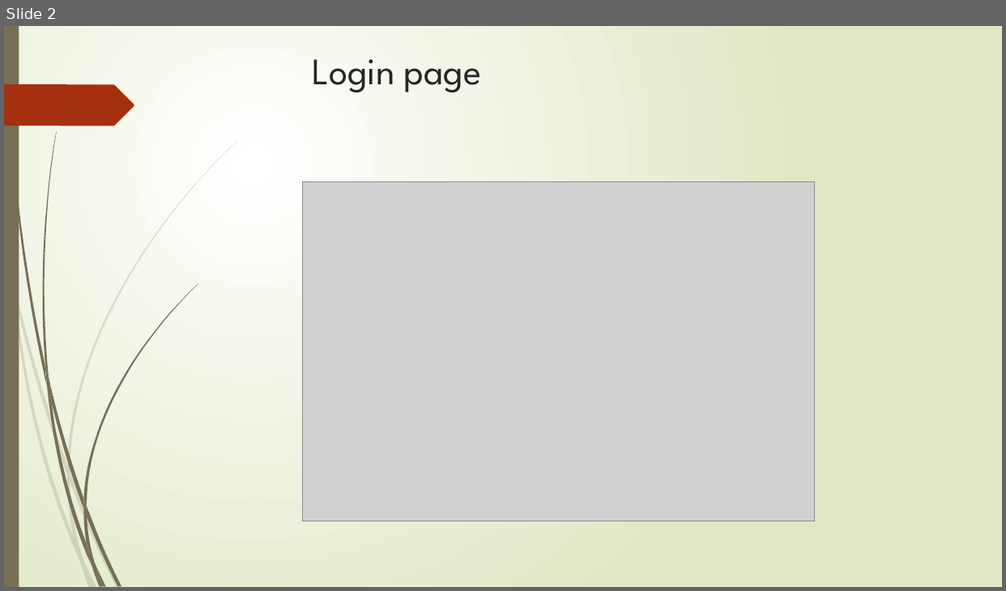
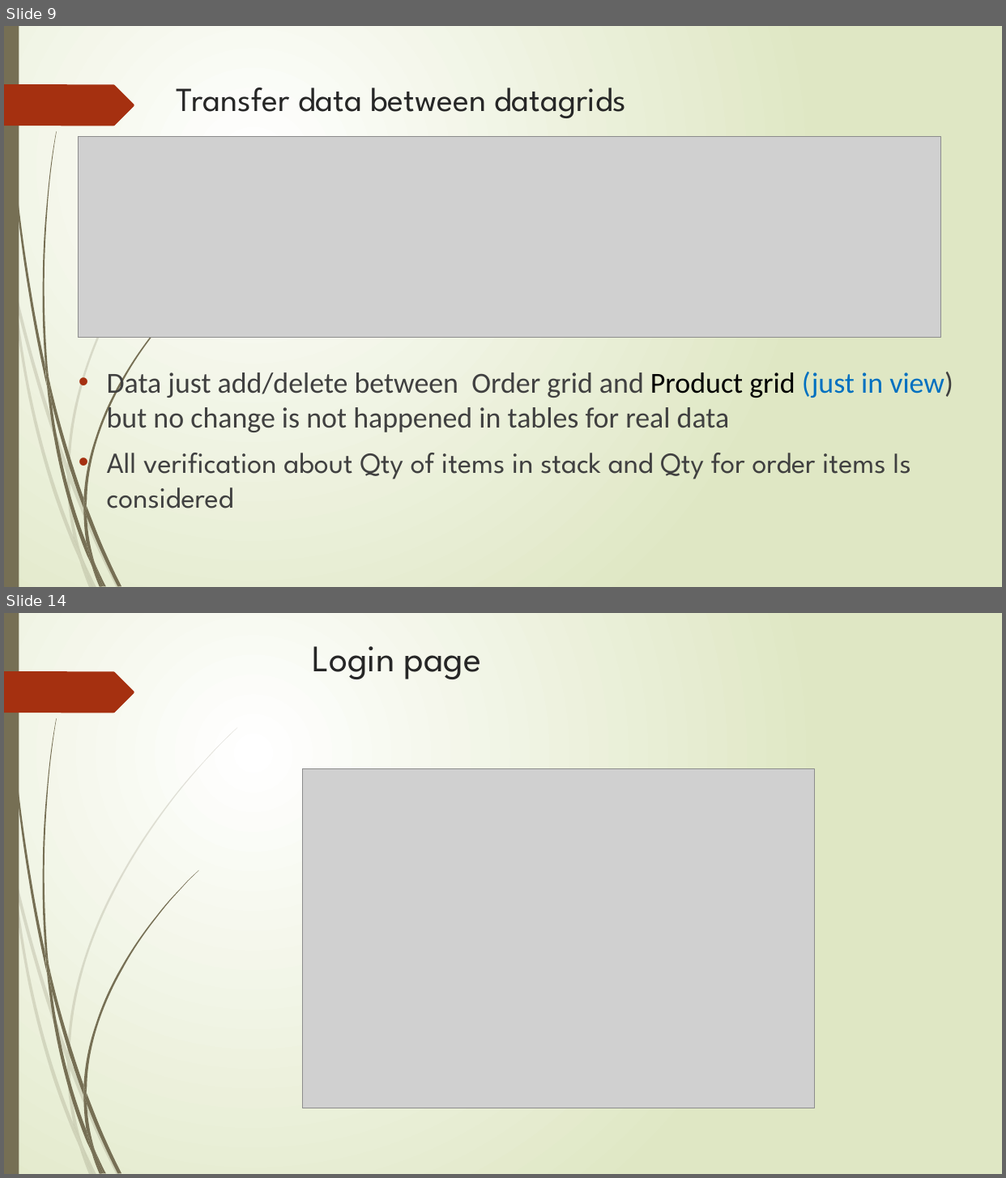
Before and after one commit to alitorabi1/SmallStore, a slide deck: Documents/Presentation.pptx. Shown one above the other, each under a label of ours: slide 2 before the commit, slides 9 and 14 after it; the slides between them are not shown. The pictures are 1006x591 and 1006x1178 pixels, drawn with LibreOffice and Linux fonts; fonts in the diff are those of the drawing; grey boxes stand for pictures. Boxes give left, top, right and bottom in pixels: in the first picture for what was removed or moved away, otherwise in the second. Text is boxed around its words. In the diff, an @@ line names an element or a change of style, - is before the commit and + after.

```diff
--- a/Documents/Presentation.pptx
+++ b/Documents/Presentation.pptx
@@ slide 9 added at box(4, 26, 1002, 587), background gradient #FFFFFF to #DFE8C4; not listed: 24 template elements that a slide beside it also shows @@
@@ title added at box(177, 88, 626, 118), 32.4 pt, text #262626 @@
+Transfer data between datagrids
@@ picture added at box(78, 137, 941, 337) @@
@@ text added at box(107, 369, 953, 509), 28 pt, text #404040 @@
+• Data just add/delete between Order grid and Product grid (just in view) but no change is not happened in tables for real data
+• All verification about Qty of items in stack and Qty for order items Is considered
@@ what was slide 2 is now slide 14 @@
```
Also in this commit, not shown: 5 slides changed, 11 other slides added.
